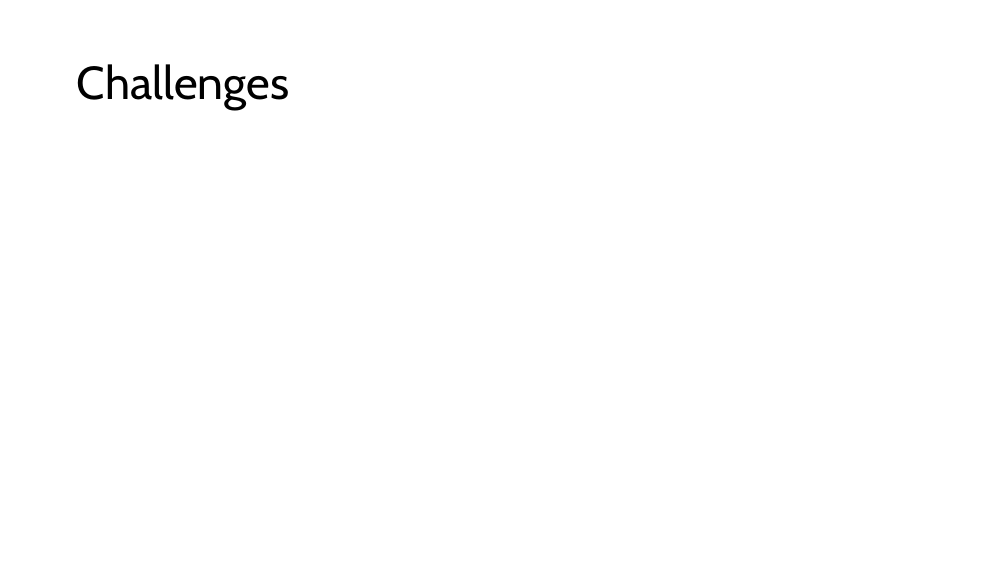
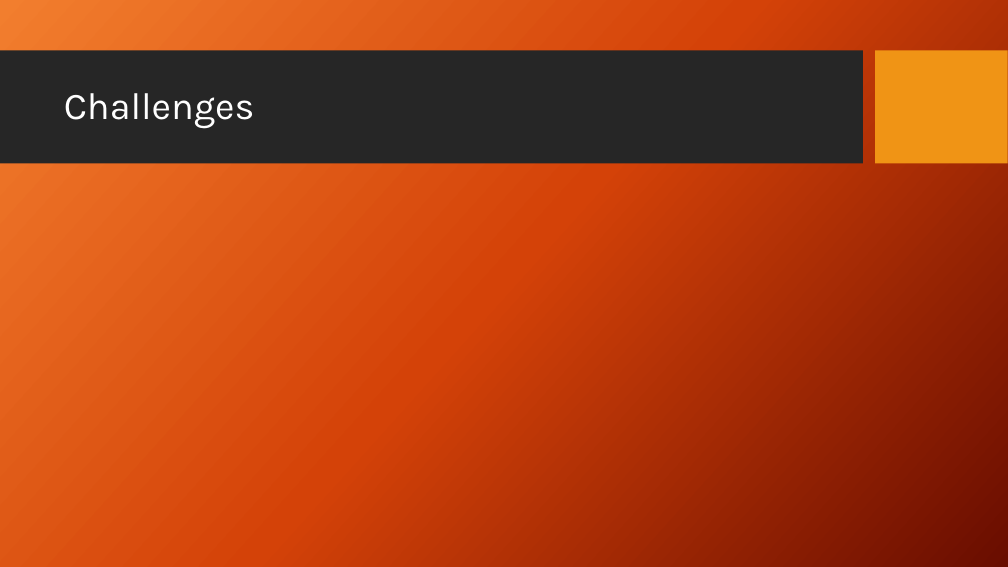
Before and after one commit to mjc136/DataScience, a slide deck: slide 24 of MLDemo.pptx (slide 4 before the commit). Drawn at 1008x567 pixels with LibreOffice and Linux fonts; fonts in the diff are those of the drawing; background and template pictures are left out. Boxes give left, top, right and bottom in pixels: in the first picture for what was removed or moved away, otherwise in the second. Text is boxed around its words. In the diff, an @@ line names an element or a change of style, - is before the commit and + after.

```diff
--- a/MLDemo.pptx
+++ b/MLDemo.pptx
@@ background #FFFFFF to picture (left out) @@
@@ rectangle added at [0,51,863,164], fill #262626 @@
@@ rectangle added at [876,51,1008,164], fill #F09415 @@
@@ title "Challenges": place and size @@
-title "Challenges" at [77,64,289,110]
+title "Challenges" at [64,93,255,128]
@@ title "Challenges" at [64,93,255,128]: size 44 to 36 pt, font Cabin to Karla, text colour #000000 to #FFFFFF @@
```
Also in this commit, not shown: 3 other slides changed, 22 slides added, 2 slides removed, 4 other files.
